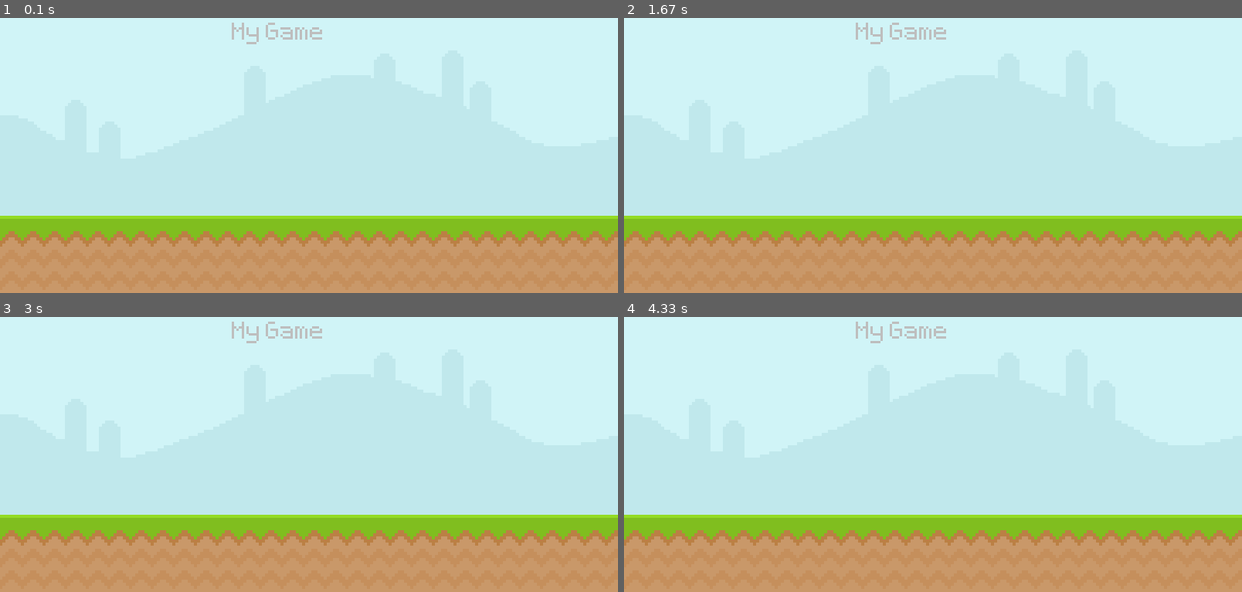
Above: before the commit, frames 1-4 (two rows, left to right).
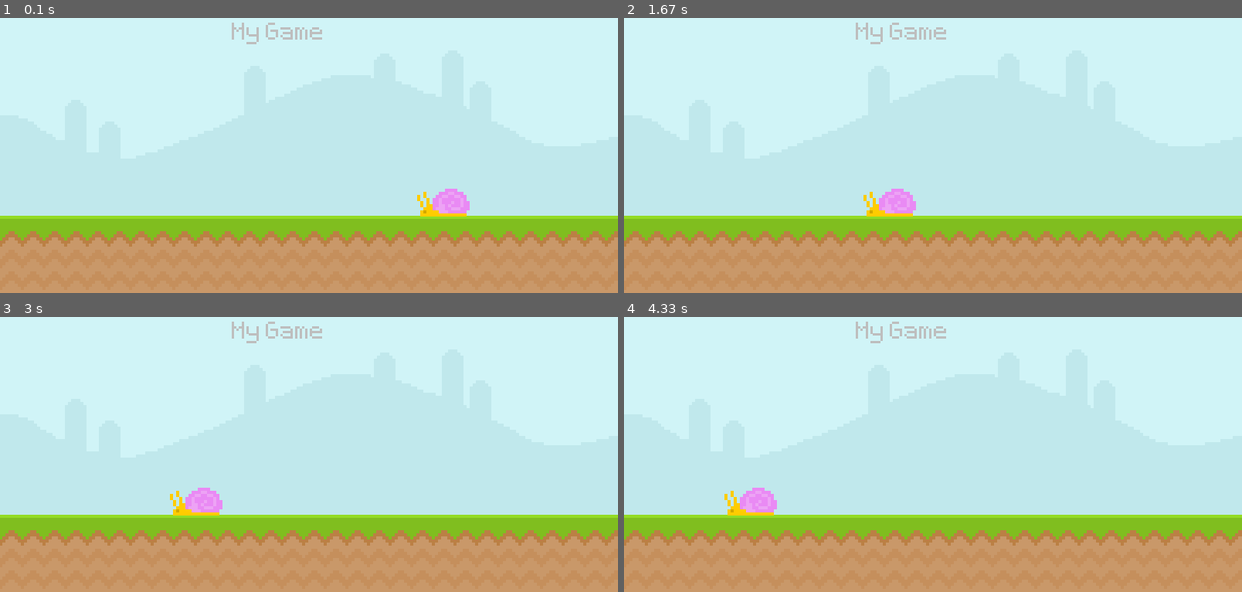
Above: after the commit, the same moments.

Repository: alisa-alistratova/learning_pygame
Game: pygame game, started from starting_pygame.py
Two runs of this game, one before a commit and one after it. Both use one fixed random seed, a clock stepped at 60 frames per second and the inputs below.
Inputs:
- Up to frame 1 (0.1 s): no input
- Up to frame 2 (1.67 s): no input
- Up to frame 3 (3 s): no input
- Up to frame 4 (4.33 s): no input

The runs differ from the first frame. In frame 1, 0.6% of the frame differs, in the area x 67-76%, y 62-73%; in frame 2, 0.6%; in frame 3, 0.6%; in frame 4, 0.6%.

Commit message:
animation

Diff:
--- a/starting_pygame.py
+++ b/starting_pygame.py
@@ -14,9 +14,12 @@
 #test_surface2.fill((255,255,195))
 '''
 #IMAGE SURFACE
-sky_surface = pygame.image.load('graphics/Sky.png')
-ground_surface = pygame.image.load('graphics/ground.png')
+sky_surface = pygame.image.load('graphics/Sky.png').convert() #converst png image to something pygamne can work with.
+ground_surface = pygame.image.load('graphics/ground.png').convert()
 text_surface = test_font.render('My Game', False, 'Gray') #text, AA (rounds corners), color.
+
+snail_surface = pygame.image.load('graphics/snail/snail1.png').convert_alpha() # so iot looks nicer
+snail_x_position = 600
 
 while True:
     #event loop
@@ -29,9 +32,18 @@
 
     #screen.blit(test_surface,(300,300)) #blit - block image transfer
     #screen.blit(test_surface2,(0,0))
+
     screen.blit(sky_surface,(0,0))
     screen.blit(ground_surface,(0,300))
     screen.blit(text_surface, (300,50)) #x,y
+
+    snail_x_position += -10 #speed, fps. (+ direction)
+    if snail_x_position < -100:
+      snail_x_position = 600
+
+    screen.blit(snail_surface, (snail_x_position, 265))
+
+
     pygame.display.update()
     clock.tick(60)
 
@@ -45,3 +57,6 @@
 #Text Surface
 #1. creating font
 #2. write text on surface
+
+
+#Basic Animation
Not shown, added: basic_animation_notes.md
